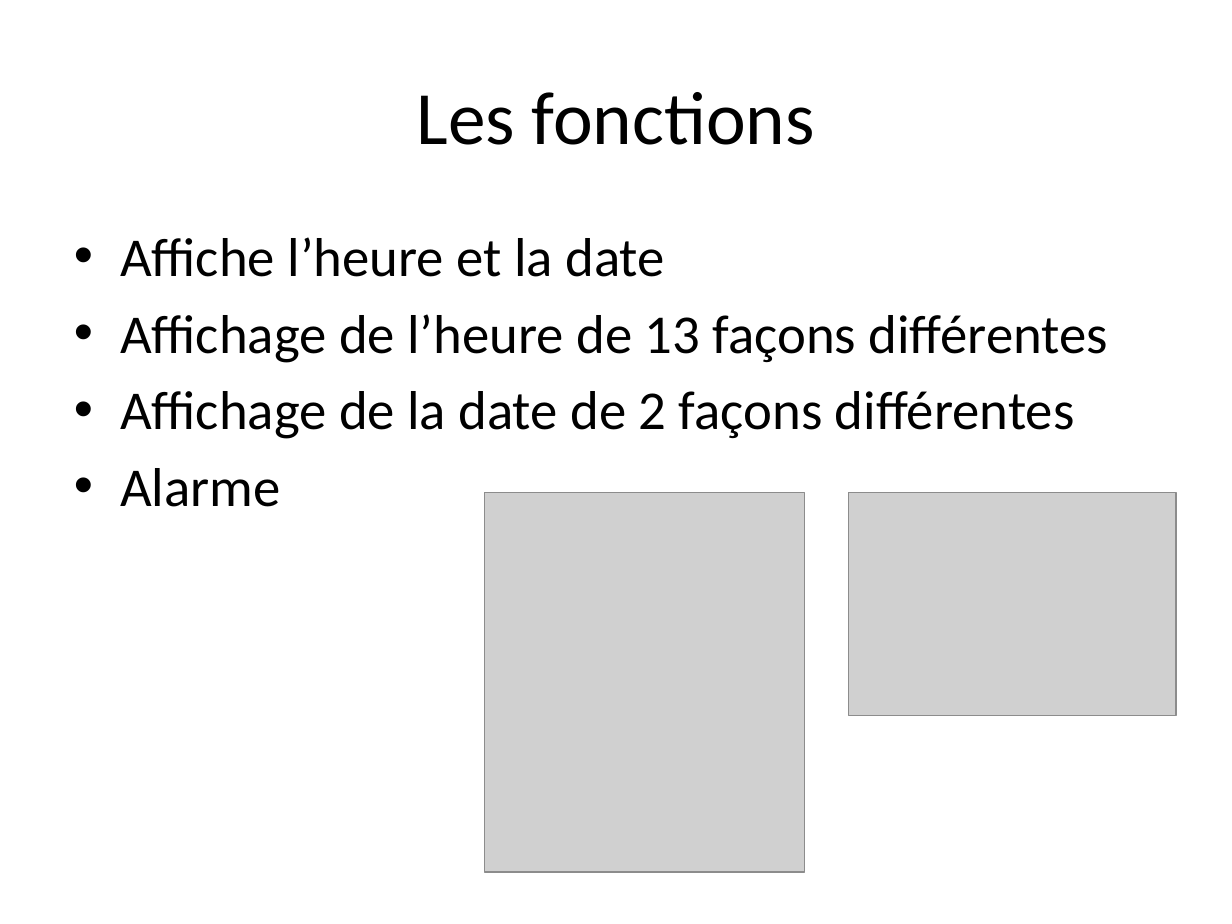
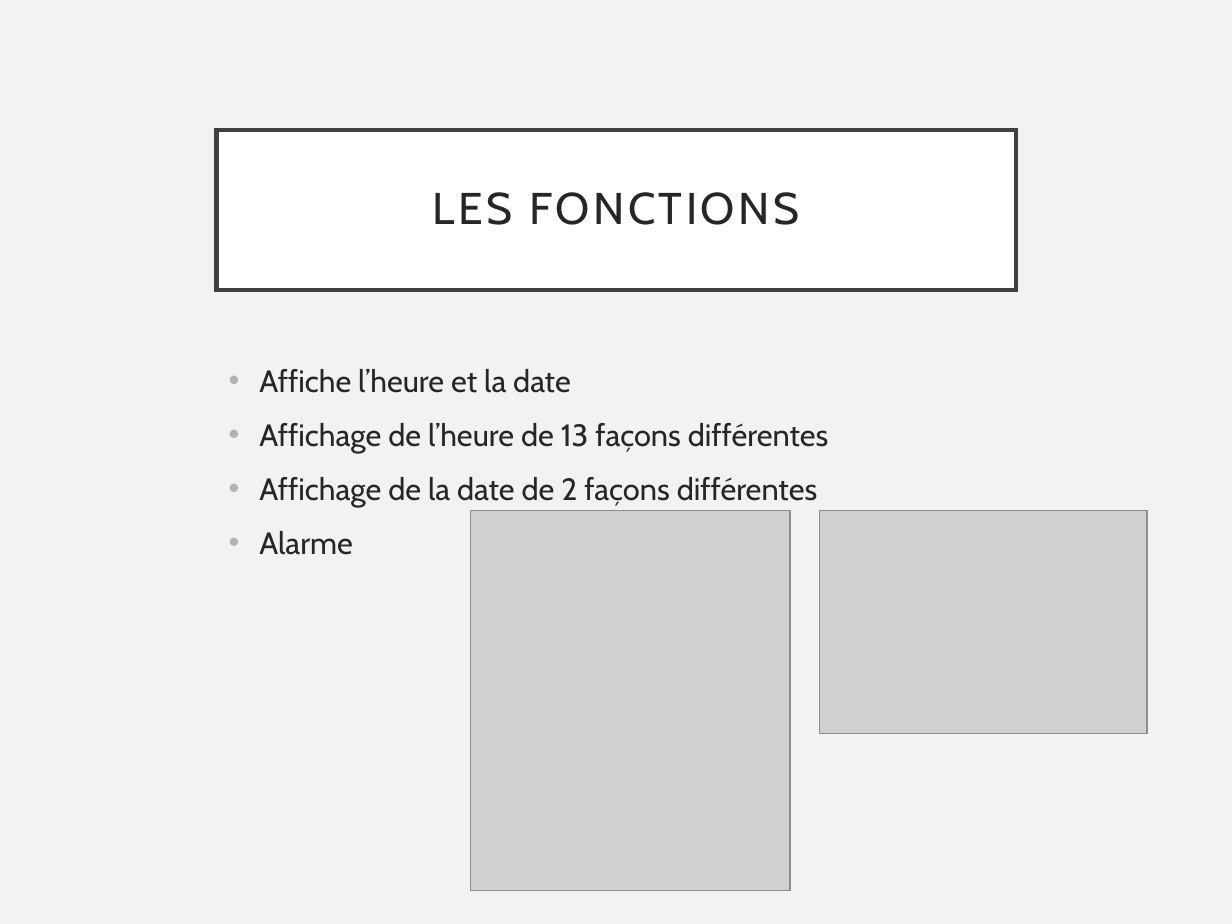
Before and after one commit to SvenWikberg/MultiClock, a slide deck: slide 5 of doc/MultiClock_presentation.pptx. Drawn at 1232x924 pixels with LibreOffice and Linux fonts; fonts in the diff are those of the drawing; grey boxes stand for pictures. Boxes give left, top, right and bottom in pixels: in the first picture for what was removed or moved away, otherwise in the second. Text is boxed around its words. In the diff, an @@ line names an element or a change of style, - is before the commit and + after.

```diff
--- a/doc/MultiClock_presentation.pptx
+++ b/doc/MultiClock_presentation.pptx
@@ background #FFFFFF to #F2F2F2 @@
@@ title "LES FONCTIONS": place and size @@
-title "LES FONCTIONS" at <box>416,92,815,145</box>
+title "LES FONCTIONS" at <box>217,129,1016,290</box>
@@ title "LES FONCTIONS" at <box>217,129,1016,290</box>: fill none to #FFFFFF; outline none to #404040 2.5 pt @@
@@ title at <box>433,192,799,225</box>: text changed; size 44 to 26 pt; font Calibri to Cabin; text colour #000000 to #262626 @@
-Les fonctions
+LES FONCTIONS
@@ text "Affiche l’heure et la date": place and size @@
-text "Affiche l’heure et la date" at <box>120,237,1109,507</box>
+text "Affiche l’heure et la date" at <box>259,369,828,555</box>
@@ text "Affiche l’heure et la date" at <box>259,369,828,555</box>: size 32 to 18 pt, font Calibri to Cabin, text colour #000000 to #262626; indent changed; more space between paragraphs @@
@@ picture: place and size @@
-picture at <box>484,493,803,872</box>
+picture at <box>471,510,790,890</box>
@@ picture: place and size @@
-picture at <box>849,493,1177,716</box>
+picture at <box>819,510,1147,733</box>
```
Also in this commit, not shown: 7 other slides changed, 1 slide added, 2 slides removed, 10 other files.
